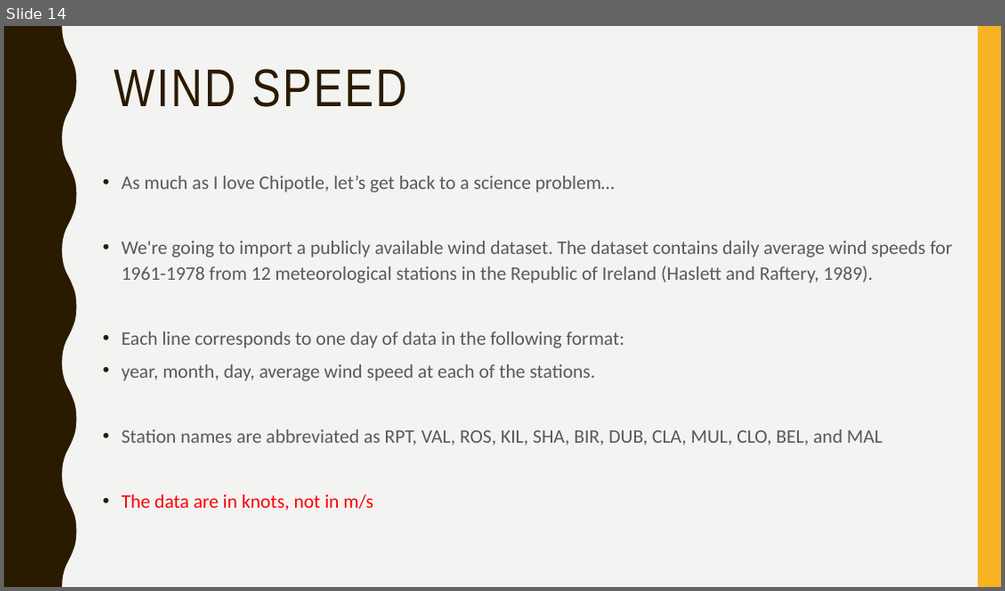
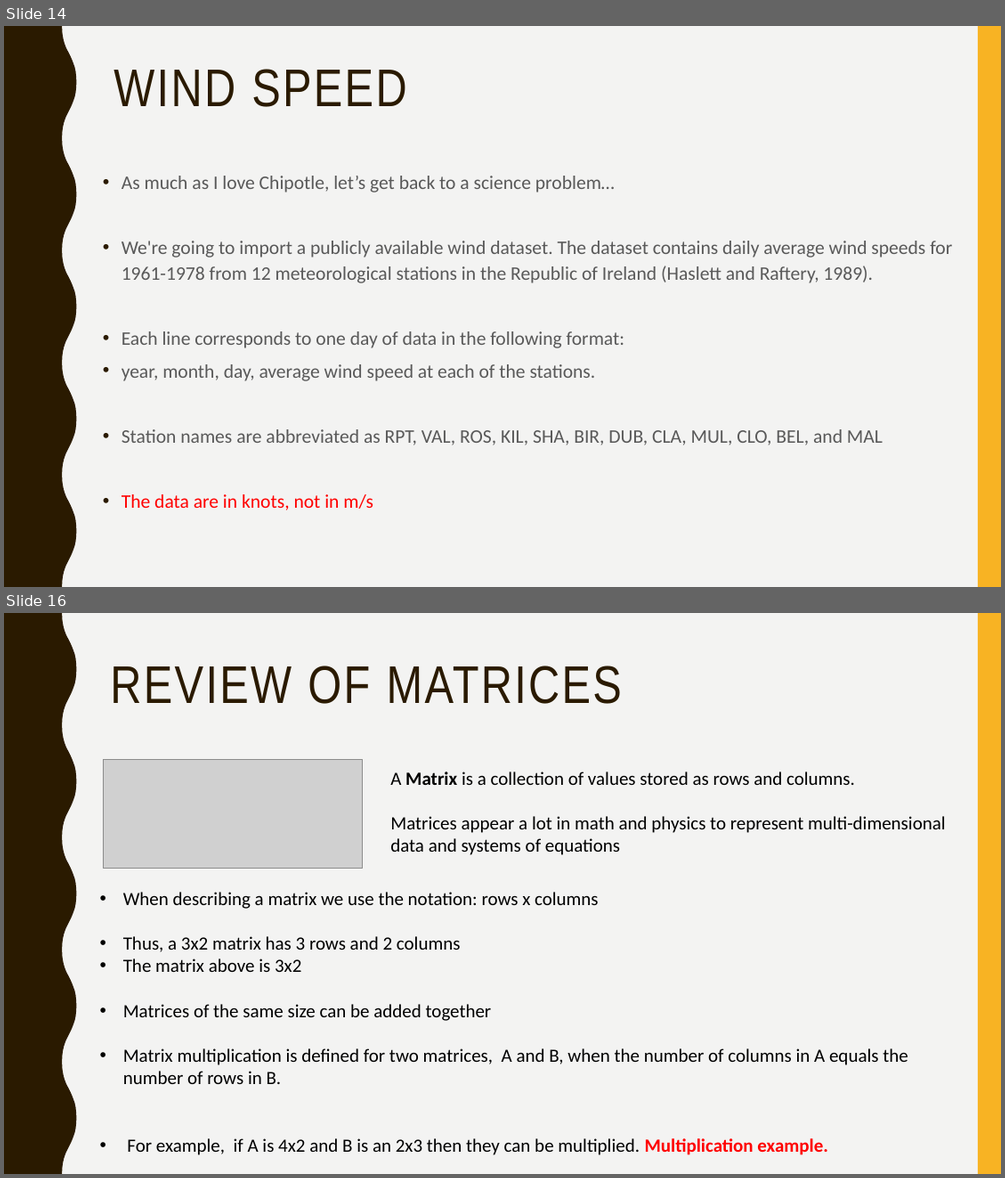
Before and after one commit to narock/scientific_computing_course, a slide deck: 02_Libraries/02_Scientific_Computing_Libs.pptx. Shown one above the other, each under a label of ours: slide 14 before the commit, slides 14 and 16 after it; the slides between them are not shown. The pictures are 1005x591 and 1005x1178 pixels, drawn with LibreOffice and Linux fonts; fonts in the diff are those of the drawing; grey boxes stand for pictures. Boxes give left, top, right and bottom in pixels: in the first picture for what was removed or moved away, otherwise in the second. Text is boxed around its words. In the diff, an @@ line names an element or a change of style, - is before the commit and + after.

```diff
--- a/02_Libraries/02_Scientific_Computing_Libs.pptx
+++ b/02_Libraries/02_Scientific_Computing_Libs.pptx
@@ slide 16 added at [4, 613, 1001, 1174], background #F3F3F2; not listed: 2 template elements that a slide beside it also shows @@
@@ title added at [110, 666, 622, 704], 51 pt, text #2A1A00 @@
+REVIEW OF MATRICES
@@ picture added at [103, 760, 362, 868] @@
@@ text added at [390, 771, 946, 855], 18 pt, text #000000 @@
+A Matrix is a collection of values stored as rows and columns.
+Matrices appear a lot in math and physics to represent multi-dimensional data and systems of equations
@@ text added at [123, 892, 907, 1155], 18 pt, text #000000 @@
+• When describing a matrix we use the notation: rows x columns
+• Thus, a 3x2 matrix has 3 rows and 2 columns
+• The matrix above is 3x2
+• Matrices of the same size can be added together
+• Matrix multiplication is defined for two matrices, A and B, when the number of columns in A equals the number of rows in B.
+• For example, if A is 4x2 and B is an 2x3 then they can be multiplied. Multiplication example.
```
Also in this commit, not shown: 13 other slides added, 2 slides removed, 8 other files.
